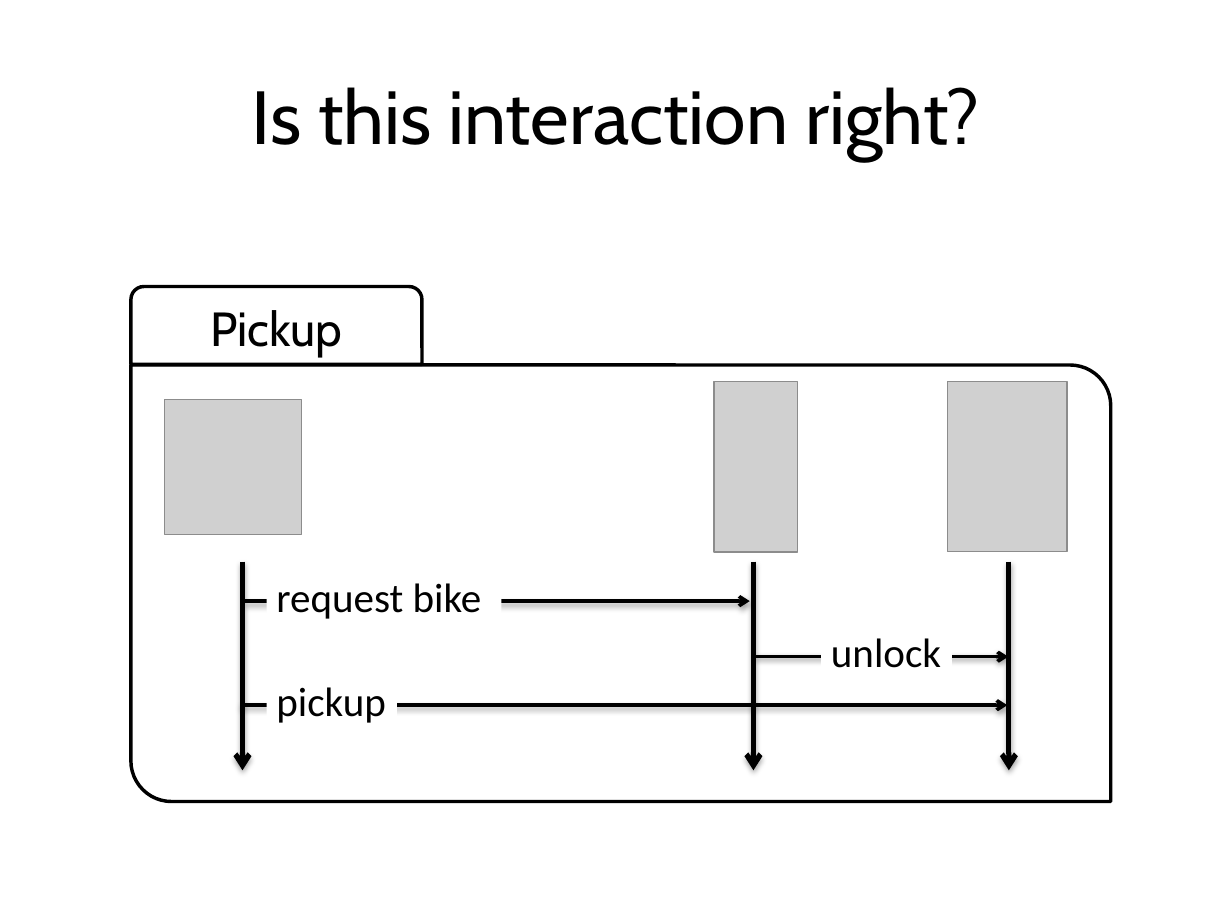
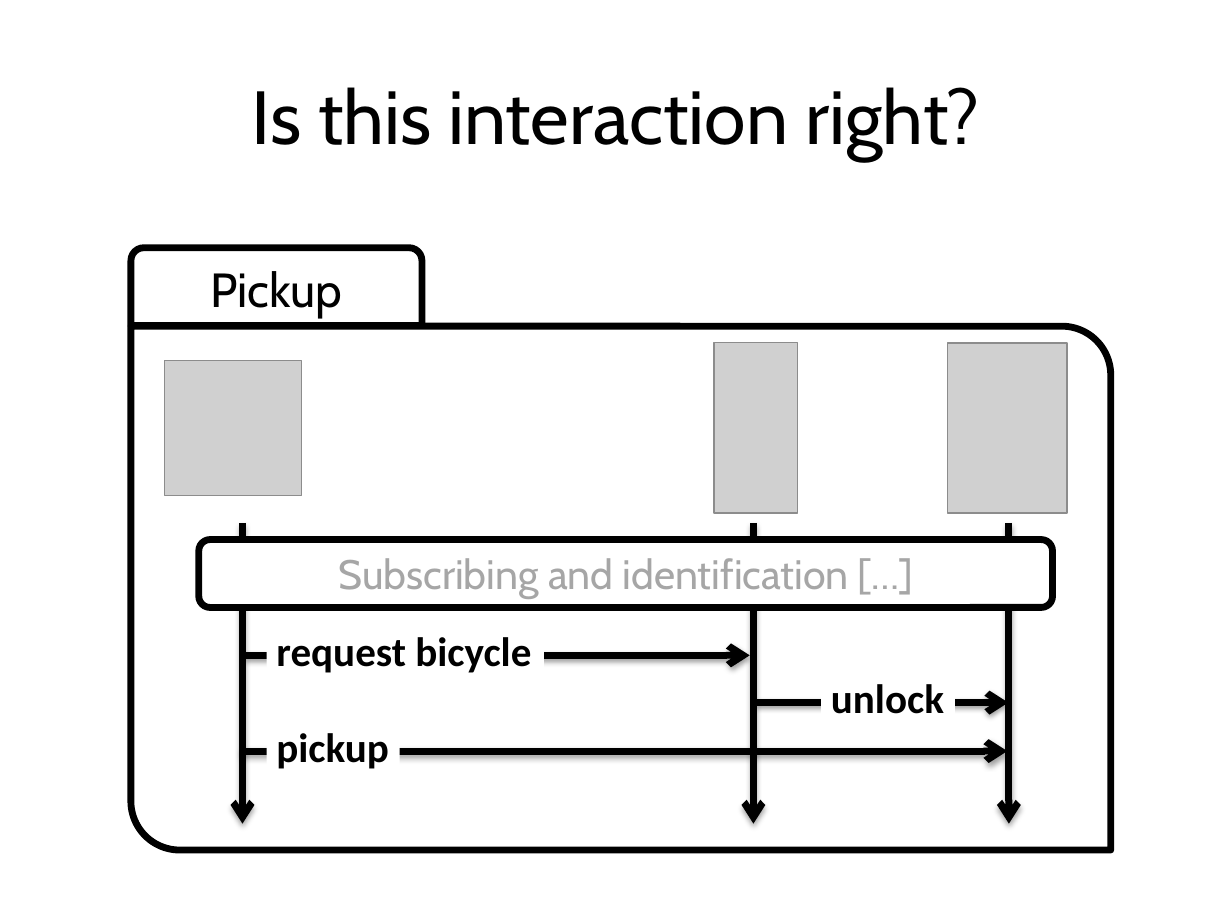
Before and after one commit to blambeau/phd, a slide deck: slide 12 of public-defense/slides.pptx (slide 11 before the commit). Drawn at 1232x924 pixels with LibreOffice and Linux fonts; fonts in the diff are those of the drawing; grey boxes stand for pictures. Boxes give left, top, right and bottom in pixels: in the first picture for what was removed or moved away, otherwise in the second. Text is boxed around its words. In the diff, an @@ line names an element or a change of style, - is before the commit and + after.

```diff
--- a/public-defense/slides.pptx
+++ b/public-defense/slides.pptx
@@ 3 pictures, 1 round same rect: place and size @@
-3 pictures, 1 round same rect at bbox=[131, 287, 1067, 552]
+3 pictures, 1 round same rect at bbox=[131, 248, 1067, 513]
@@ round same rect "Pickup" at bbox=[131, 248, 421, 325]: outline #000000 2 pt to #000000 4 pt @@
@@ round diag rect at bbox=[131, 326, 1110, 850]: outline #000000 2 pt to #000000 4 pt @@
@@ round diag rect: place and size @@
-round diag rect at bbox=[131, 365, 1110, 801]
+round diag rect at bbox=[131, 326, 1110, 850]
@@ arrow moved from (243, 562) - (243, 770) to (243, 522) - (243, 824) @@
@@ arrow (243, 522) - (243, 824): stroke #000000 3 pt to #000000 4 pt @@
@@ arrow moved from (754, 562) - (754, 770) to (754, 522) - (754, 824) @@
@@ arrow (754, 522) - (754, 824): stroke #000000 3 pt to #000000 4 pt @@
@@ arrow moved from (1009, 562) - (1009, 770) to (1009, 522) - (1009, 824) @@
@@ arrow (1009, 522) - (1009, 824): stroke #000000 3 pt to #000000 4 pt @@
@@ rounded rectangle added at bbox=[198, 540, 1052, 607], fill #FFFFFF, outline #000000 4 pt, 24 pt, text #A6A6A6 @@
+Subscribing and identification […]
@@ arrow moved from (245, 601) - (750, 601) to (245, 655) - (750, 655) @@
@@ arrow (245, 655) - (750, 655): stroke #000000 2 pt to #000000 4 pt @@
@@ text at bbox=[276, 637, 531, 673]: text changed; bold on @@
-request bike
+request bicycle
@@ text "unlock" at bbox=[831, 684, 944, 714]: bold on @@
@@ arrow (756, 702) - (1008, 702): stroke #000000 2 pt to #000000 4 pt @@
@@ text "pickup" at bbox=[276, 733, 389, 769]: bold on @@
@@ 2 texts, 2 arrows: place and size @@
-2 texts, 2 arrows at bbox=[241, 638, 1008, 723]
+2 texts, 2 arrows at bbox=[241, 684, 1008, 769]
@@ arrow (241, 752) - (1008, 752): stroke #000000 2 pt to #000000 4 pt @@
```
Also in this commit, not shown: 24 other slides changed, 15 slides added, 17 other files.
